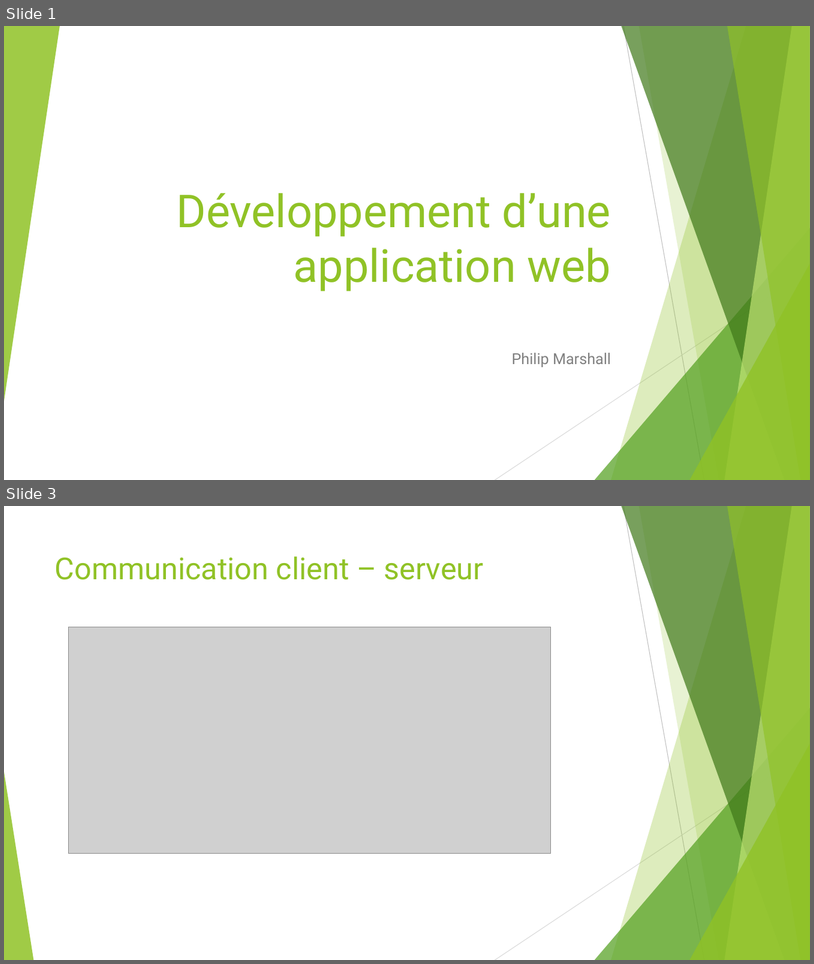
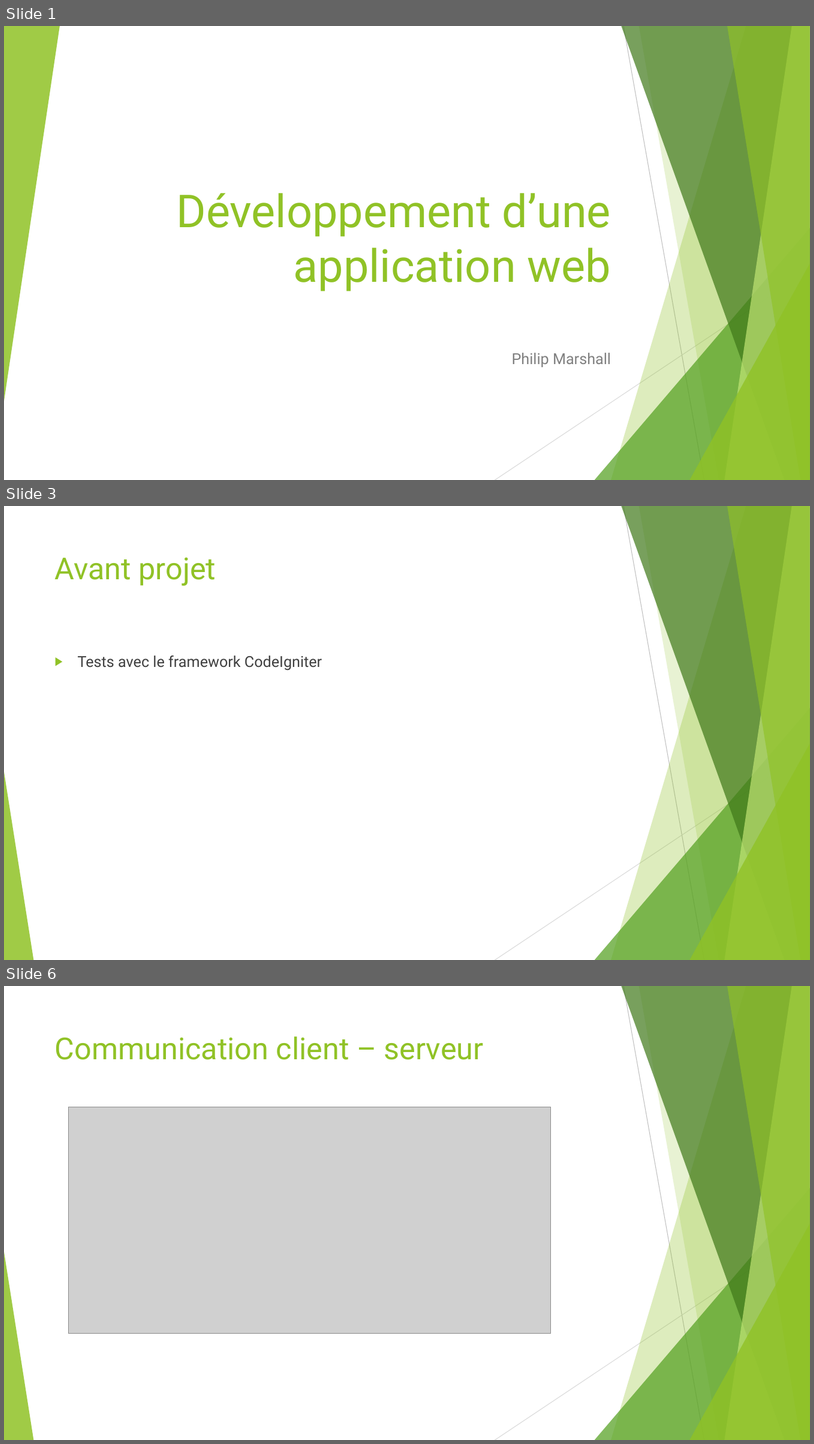
Before and after one commit to MarshallPhilip/TIP-FICTIF, a slide deck: Doc/Presentation/Presentation.pptx. Shown one above the other, each under a label of ours: slides 1 and 3 before the commit, slides 1, 3 and 6 after it; the slides between them are not shown. The pictures are 814x964 and 814x1444 pixels, drawn with LibreOffice and Linux fonts; fonts in the diff are those of the drawing; grey boxes stand for pictures. Boxes give left, top, right and bottom in pixels: in the first picture for what was removed or moved away, otherwise in the second. Text is boxed around its words. In the diff, an @@ line names an element or a change of style, - is before the commit and + after.

```diff
--- a/Doc/Presentation/Presentation.pptx
+++ b/Doc/Presentation/Presentation.pptx
@@ slide 3 added at (4,506,810,960), background #FFFFFF; not listed: 10 template elements that a slide beside it also shows @@
@@ title added at (55,557,216,586), 36 pt, text #90C226 @@
+Avant projet
@@ text added at (78,655,322,670), 18 pt, text #404040 @@
+▶ Tests avec le framework CodeIgniter
@@ what was slide 3 is now slide 6 @@
```
Also in this commit, not shown: 1 slide changed, 8 other slides added, 1 slide removed, 1 other file.
